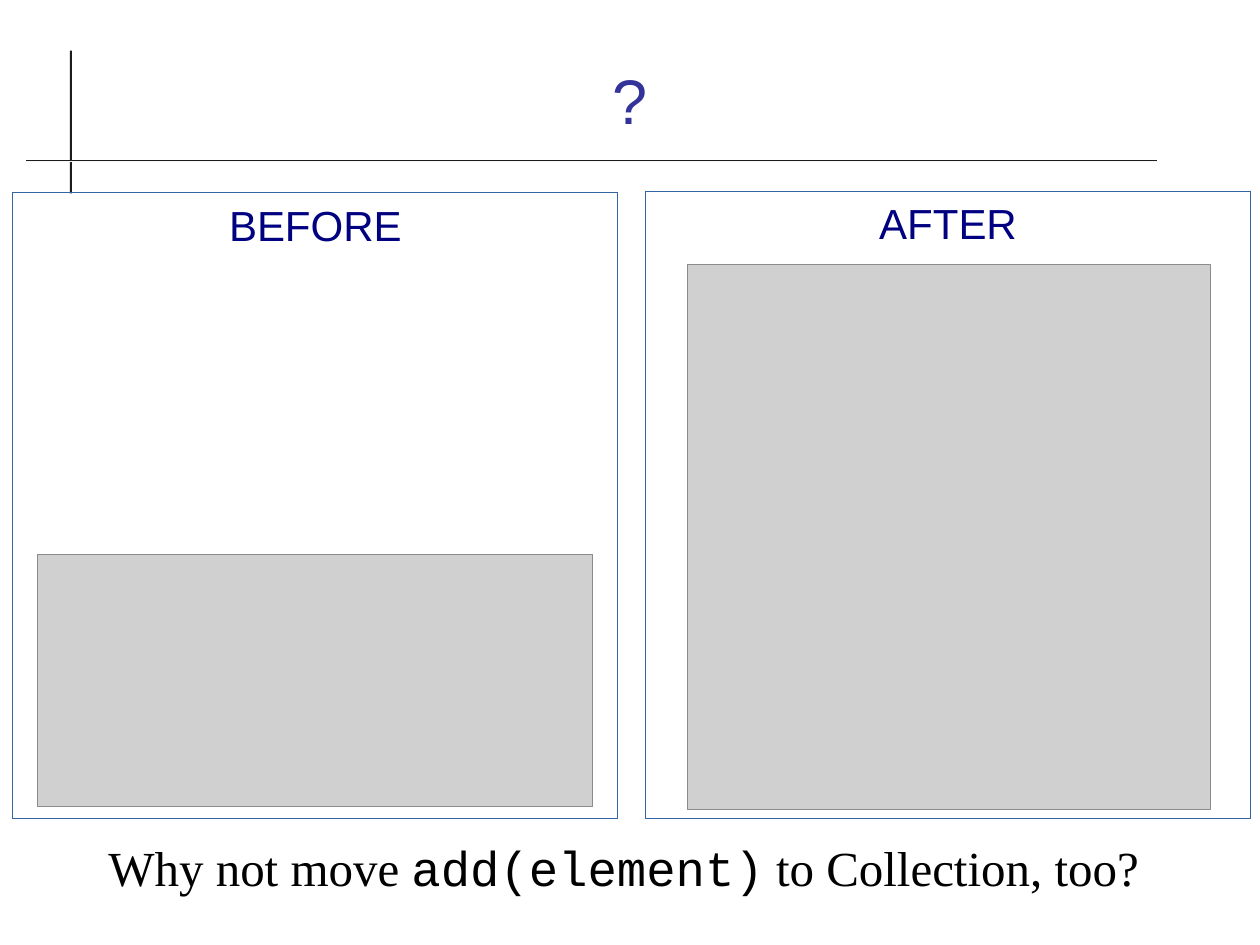
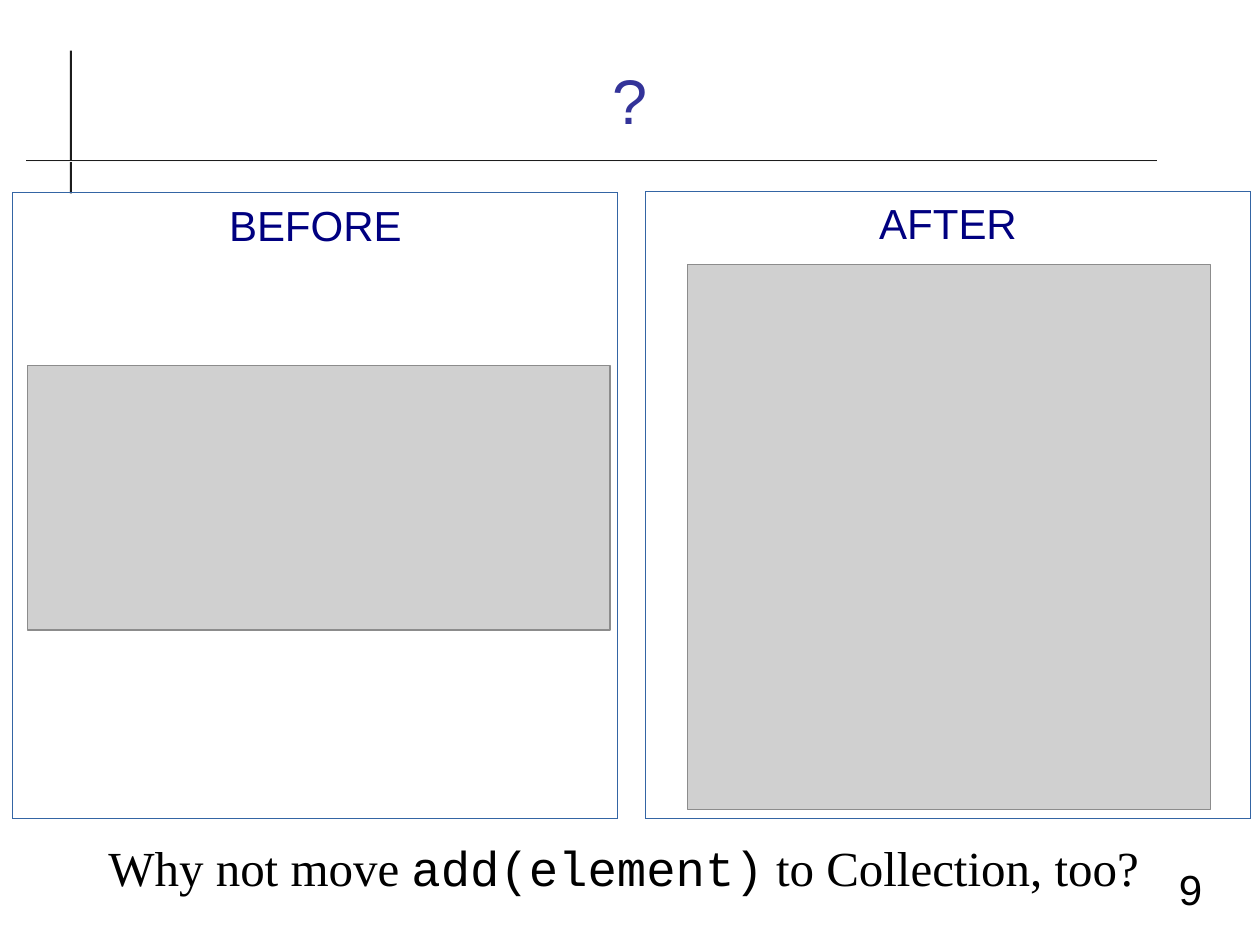
Before and after one commit to cpske/ISP, a slide deck: slide 9 of refactoring/Refactoring-Review.odp (slide 7 before the commit). Drawn at 1260x945 pixels with LibreOffice and Linux fonts; fonts in the diff are those of the drawing; grey boxes stand for pictures. Boxes give left, top, right and bottom in pixels: in the first picture for what was removed or moved away, otherwise in the second. Text is boxed around its words. In the diff, an @@ line names an element or a change of style, - is before the commit and + after.

```diff
--- a/refactoring/Refactoring-Review.odp
+++ b/refactoring/Refactoring-Review.odp
@@ picture: place and size @@
-picture at box(38, 554, 592, 806)
+picture at box(28, 365, 610, 630)
@@ page number added at box(1179, 875, 1202, 906), 24 pt, text #000000 @@
+9
```
Also in this commit, not shown: 6 other slides changed, 5 slides added.
